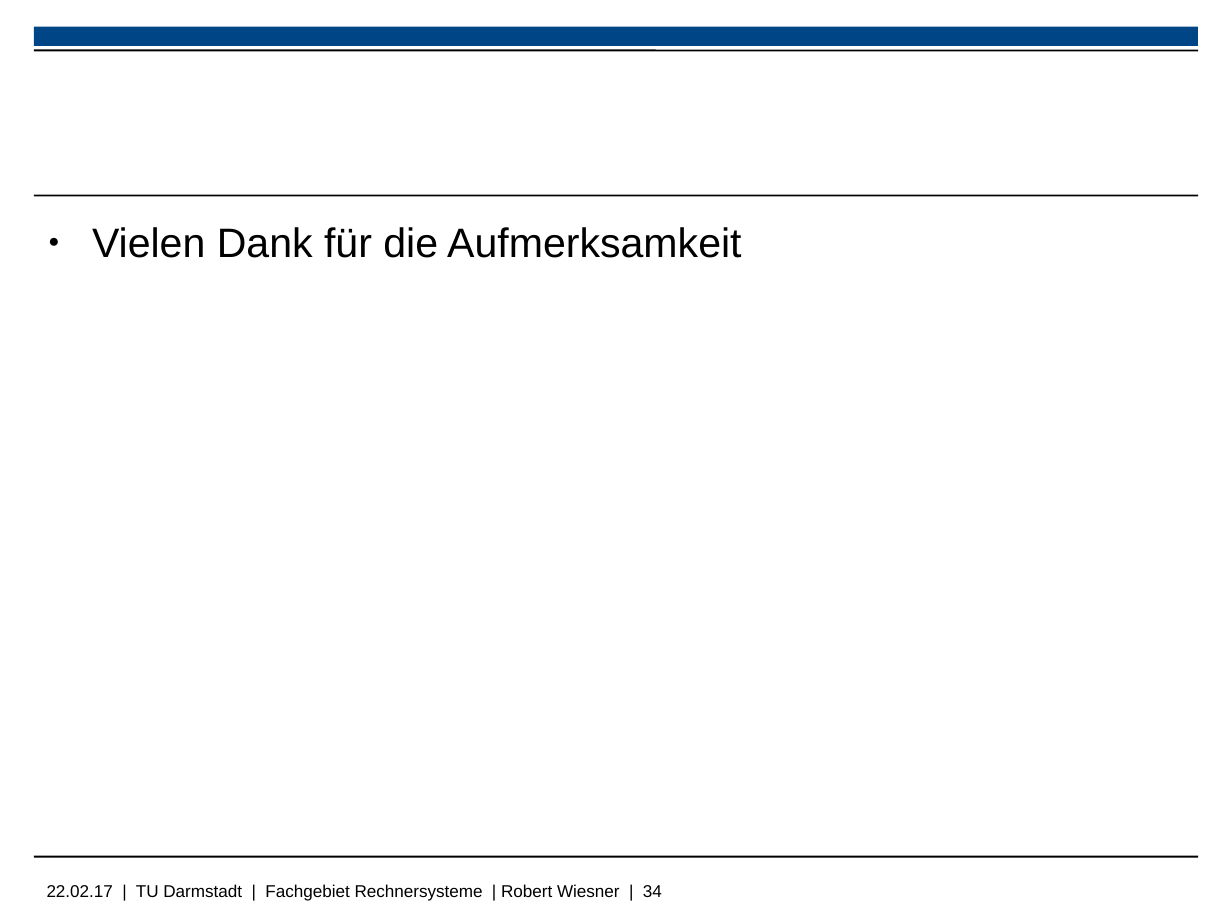
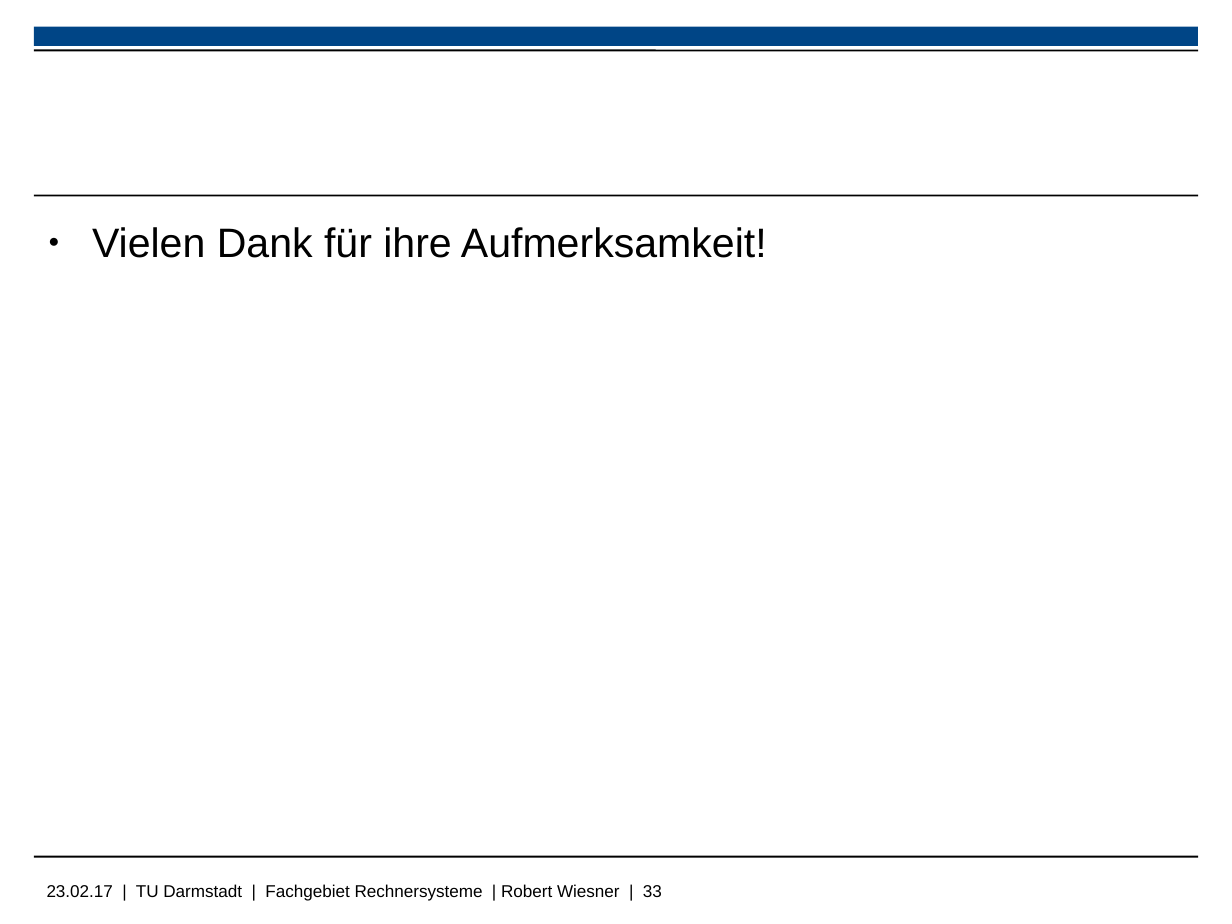
Before and after one commit to Wiero/PS_RS_REPORT, a slide deck: slide 33 of PräsentationSaF_Wiesner.odp (slide 34 before the commit). Drawn at 1232x924 pixels with LibreOffice and Linux fonts; fonts in the diff are those of the drawing; background and template pictures are left out. Boxes give left, top, right and bottom in pixels: in the first picture for what was removed or moved away, otherwise in the second. Text is boxed around its words. In the diff, an @@ line names an element or a change of style, - is before the commit and + after.

```diff
--- a/PräsentationSaF_Wiesner.odp
+++ b/PräsentationSaF_Wiesner.odp
@@ text at (92, 227, 767, 258): text changed @@
-● Vielen Dank für die Aufmerksamkeit
+● Vielen Dank für ihre Aufmerksamkeit!
@@ text at (47, 884, 662, 901): text changed @@
-22.02.17 | TU Darmstadt | Fachgebiet Rechnersysteme | Robert Wiesner | 34
+23.02.17 | TU Darmstadt | Fachgebiet Rechnersysteme | Robert Wiesner | 33
```
Also in this commit, not shown: 28 other slides changed, 1 slide removed, 7 other files.
